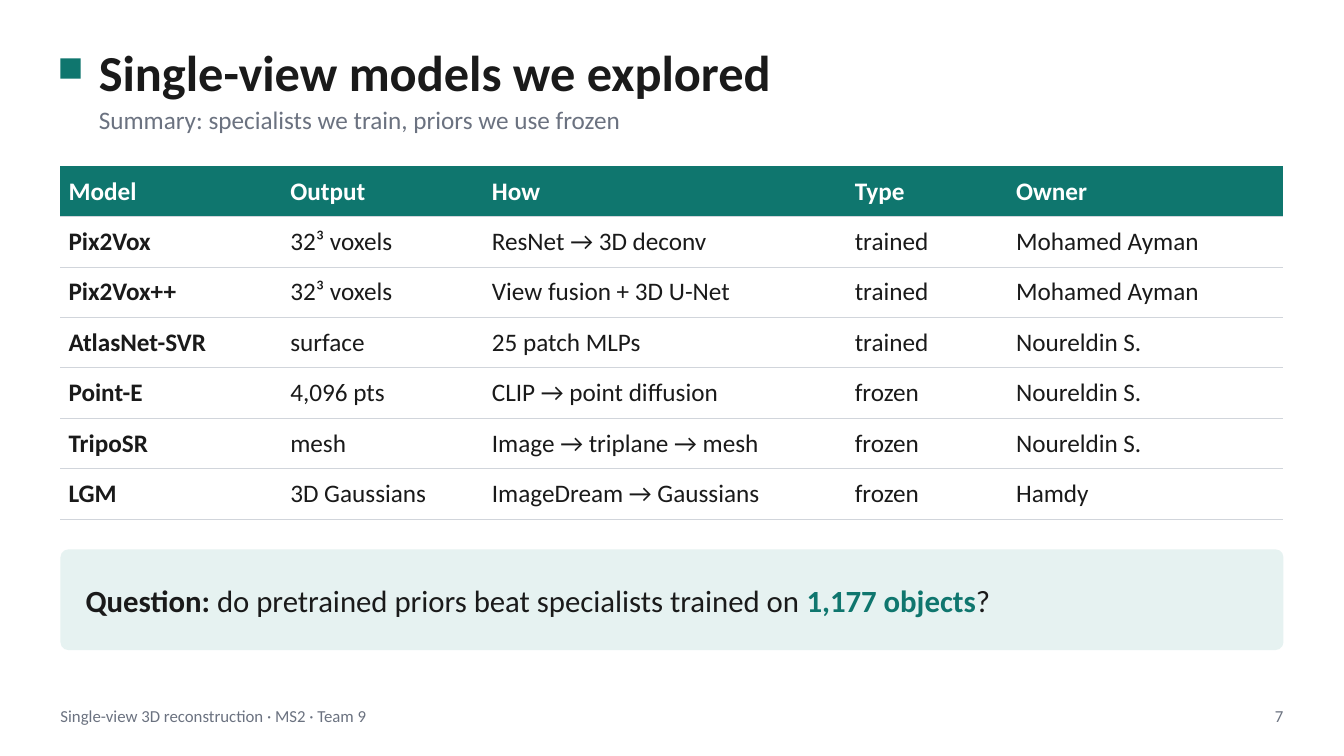
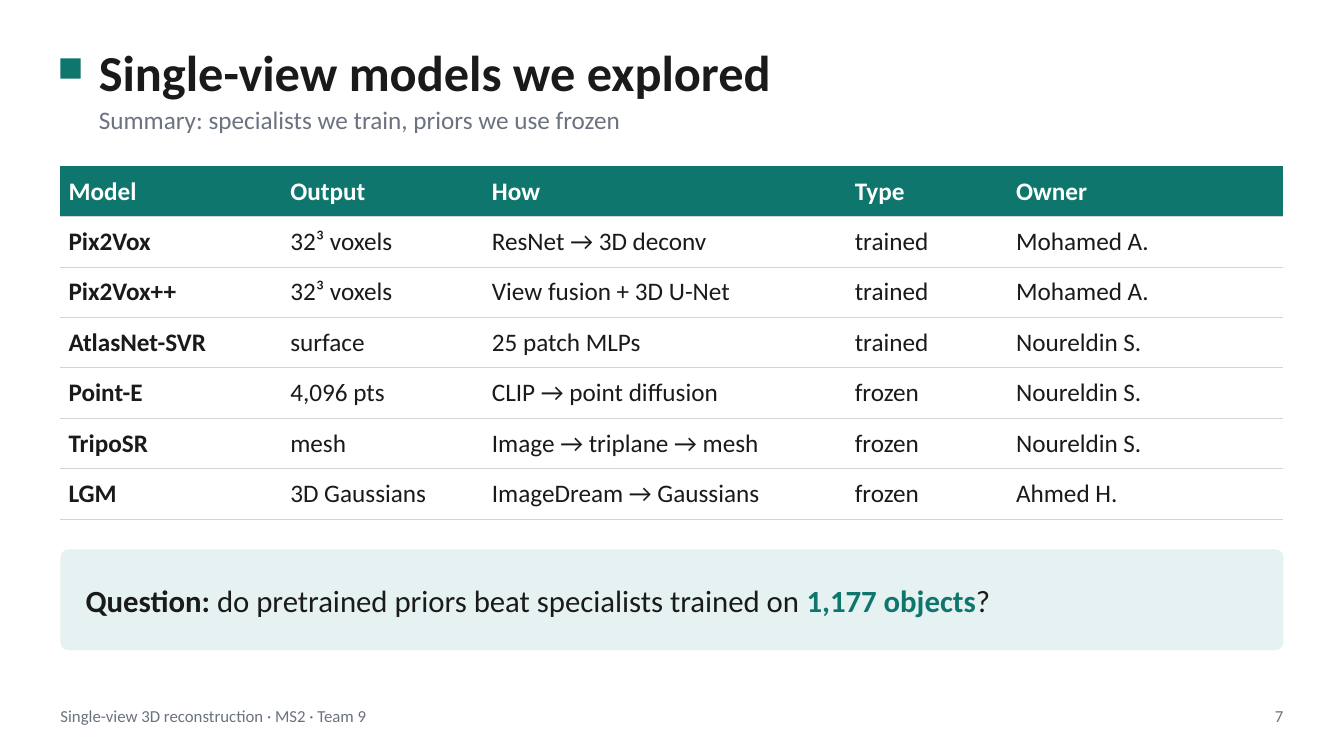
Before and after one commit to NoureldinAbdelrahman/home-omni3d, a slide deck: slide 7 of docs/ms2/ms2_problem_definition.pptx. Drawn at 1344x756 pixels with LibreOffice and Linux fonts; fonts in the diff are those of the drawing. Boxes give left, top, right and bottom in pixels: in the first picture for what was removed or moved away, otherwise in the second. Text is boxed around its words. In the diff, an @@ line names an element or a change of style, - is before the commit and + after.

```diff
--- a/docs/ms2/ms2_problem_definition.pptx
+++ b/docs/ms2/ms2_problem_definition.pptx
@@ table at [60,166,1284,519] @@
-row 2, column 5: Mohamed Ayman
+row 2, column 5: Mohamed A.
-row 3, column 5: Mohamed Ayman
+row 3, column 5: Mohamed A.
-row 7, column 5: Hamdy
+row 7, column 5: Ahmed H.
```
Also in this commit, not shown: 13 other slides changed, 3 slides added, 2 other files.
